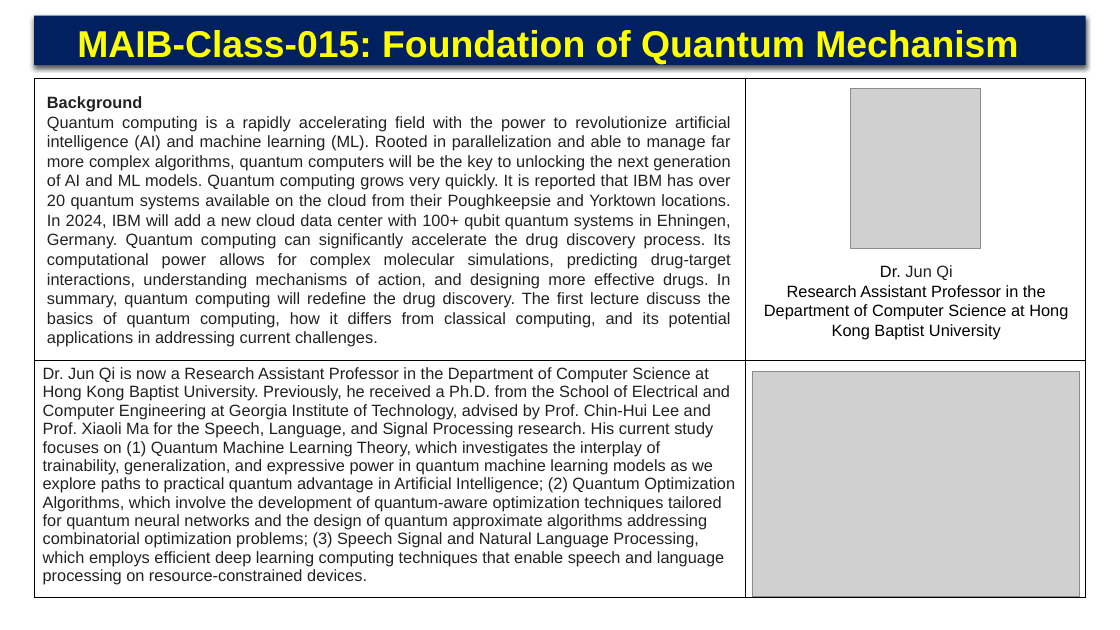
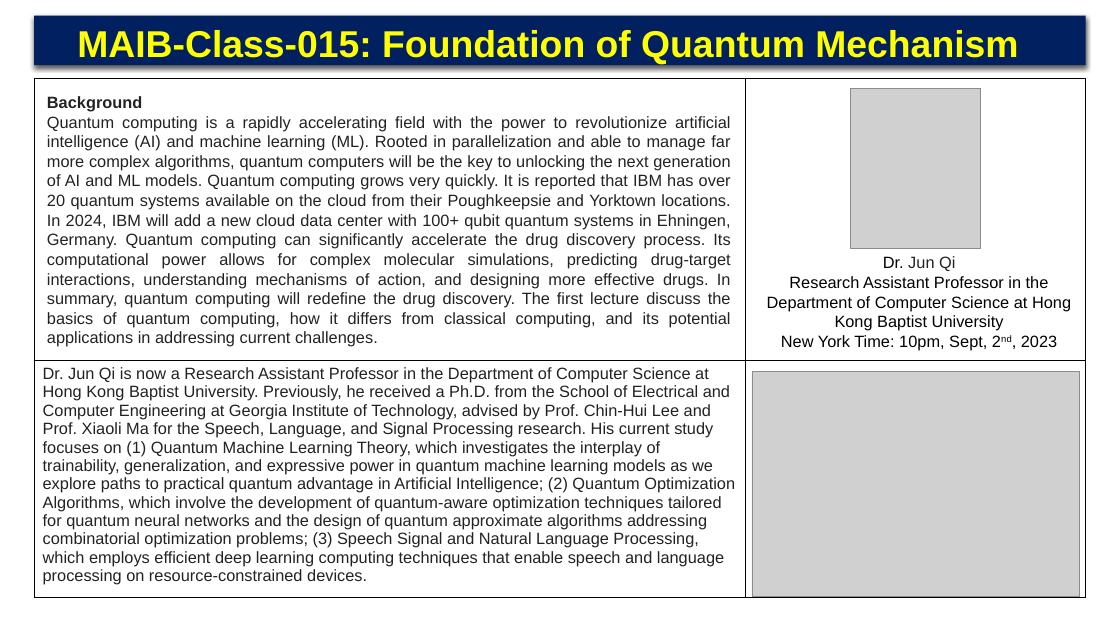
Before and after one commit to Ai2healthcare/Ai2healthcare.github.io, a slide deck: slide 1 of Linkedin/SAIR-Speakr-Event-Atlas.pptx. Drawn at 1120x630 pixels with LibreOffice and Linux fonts; fonts in the diff are those of the drawing; grey boxes stand for pictures. Boxes give left, top, right and bottom in pixels: in the first picture for what was removed or moved away, otherwise in the second. Text is boxed around its words. In the diff, an @@ line names an element or a change of style, - is before the commit and + after.

```diff
--- a/Linkedin/SAIR-Speakr-Event-Atlas.pptx
+++ b/Linkedin/SAIR-Speakr-Event-Atlas.pptx
@@ text "Dr. Jun Qi" moved from (x1=764, y1=265, x2=1068, y2=340) to (x1=767, y1=256, x2=1071, y2=350) @@
@@ text at (x1=781, y1=335, x2=1057, y2=350): paragraph added @@
+New York Time: 10pm, Sept, 2nd, 2023
```
